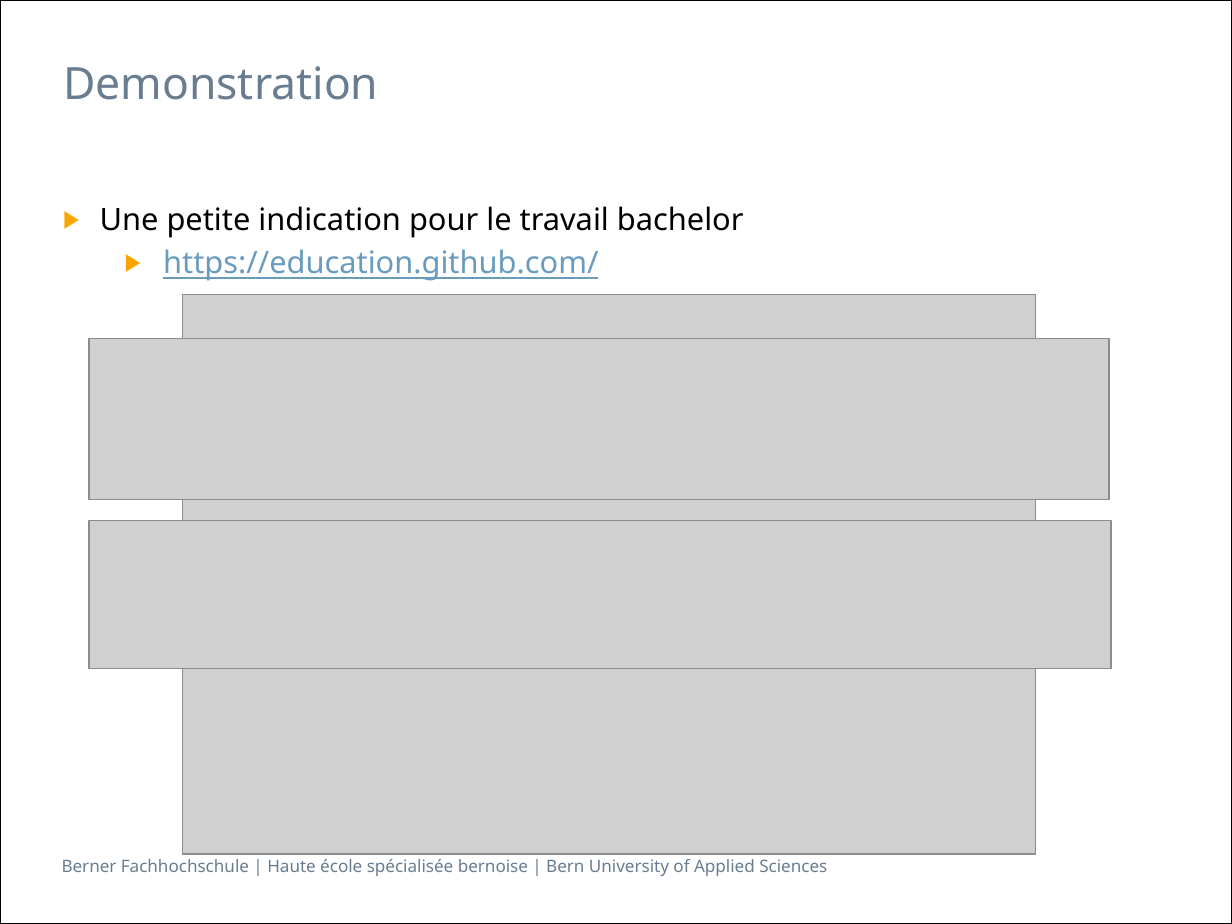
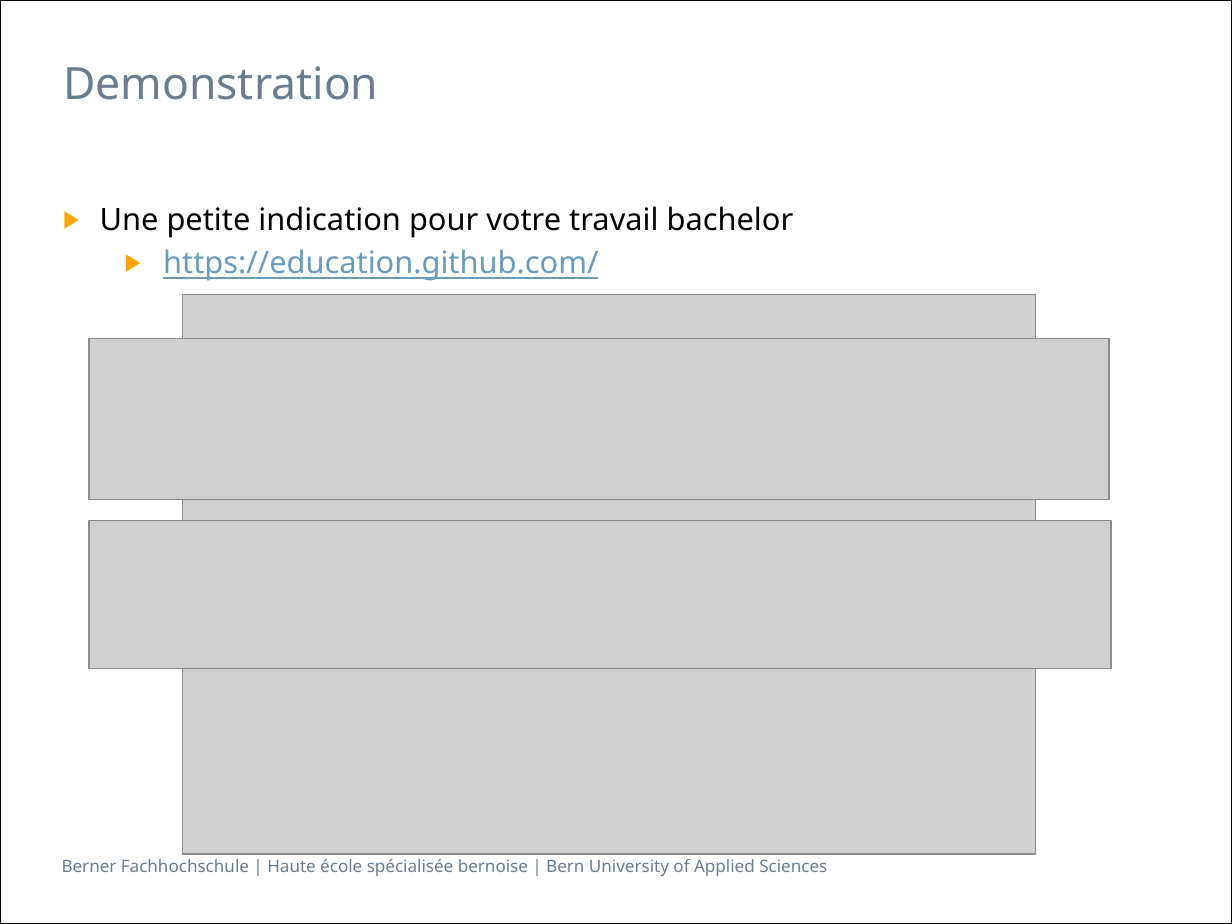
Before and after one commit to h3ll5ur7er/InfoSeminar, a slide deck: slide 21 of continuousIntegration/Infseminar_IntegrationContinue_aescd5.pptx. Drawn at 1232x924 pixels with LibreOffice and Linux fonts; fonts in the diff are those of the drawing; grey boxes stand for pictures. Boxes give left, top, right and bottom in pixels: in the first picture for what was removed or moved away, otherwise in the second. Text is boxed around its words. In the diff, an @@ line names an element or a change of style, - is before the commit and + after.

```diff
--- a/continuousIntegration/Infseminar_IntegrationContinue_aescd5.pptx
+++ b/continuousIntegration/Infseminar_IntegrationContinue_aescd5.pptx
@@ text at <box>100,206,794,238</box>: text changed @@
-▶ Une petite indication pour le travail bachelor
+▶ Une petite indication pour votre travail bachelor
```
Also in this commit, not shown: 11 other slides changed, 1 other file.
